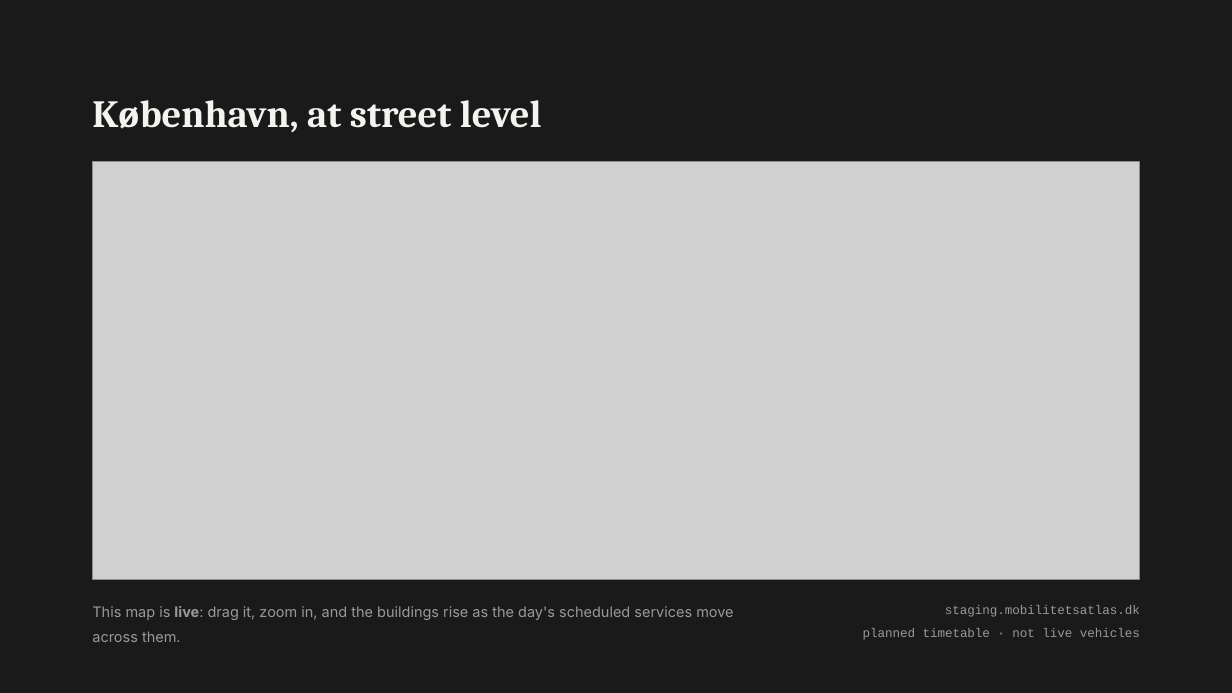
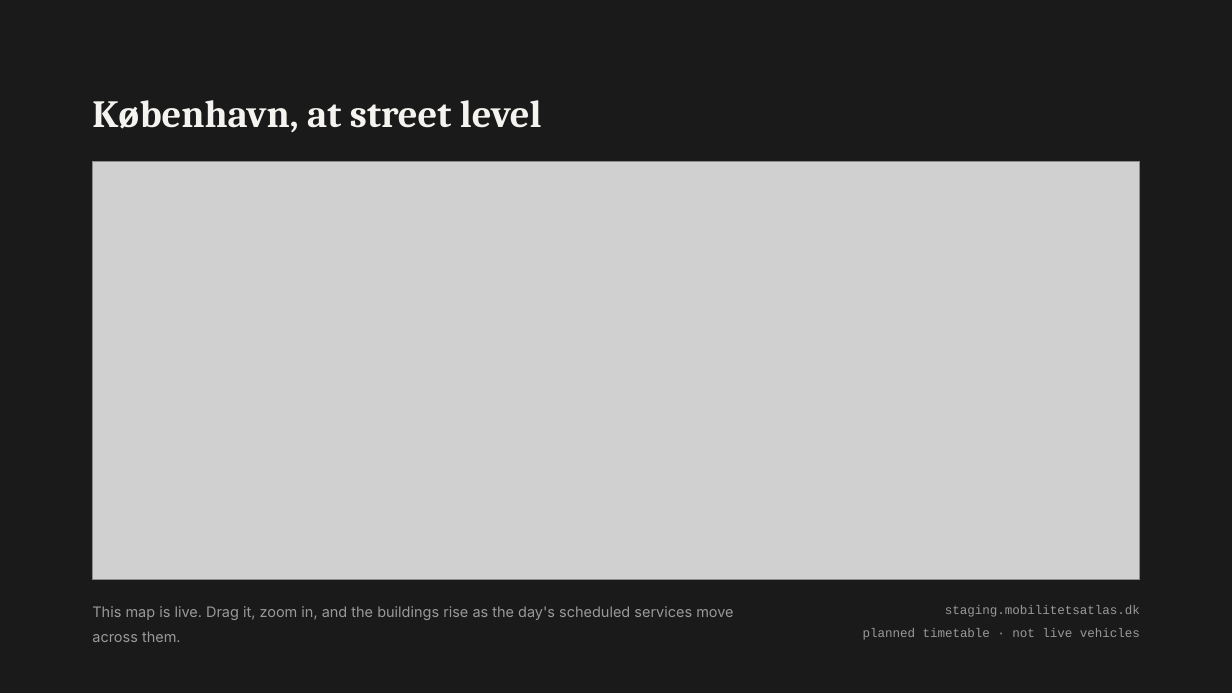
Before and after one commit to betamobility/slides, a slide deck: slide 16 of decks/mobilitetsatlas-intro/Mobilitetsatlas-introduktion.pptx. Drawn at 1232x693 pixels with LibreOffice and Linux fonts; fonts in the diff are those of the drawing; grey boxes stand for pictures. Boxes give left, top, right and bottom in pixels: in the first picture for what was removed or moved away, otherwise in the second. Text is boxed around its words. In the diff, an @@ line names an element or a change of style, - is before the commit and + after.

```diff
--- a/decks/mobilitetsatlas-intro/Mobilitetsatlas-introduktion.pptx
+++ b/decks/mobilitetsatlas-intro/Mobilitetsatlas-introduktion.pptx
@@ text at <box>92,606,733,642</box>: text changed @@
-This map is live: drag it, zoom in, and the buildings rise as the day's scheduled services move across them.
+This map is live. Drag it, zoom in, and the buildings rise as the day's scheduled services move across them.
```
Also in this commit, not shown: 11 other slides changed, 2 other files.
